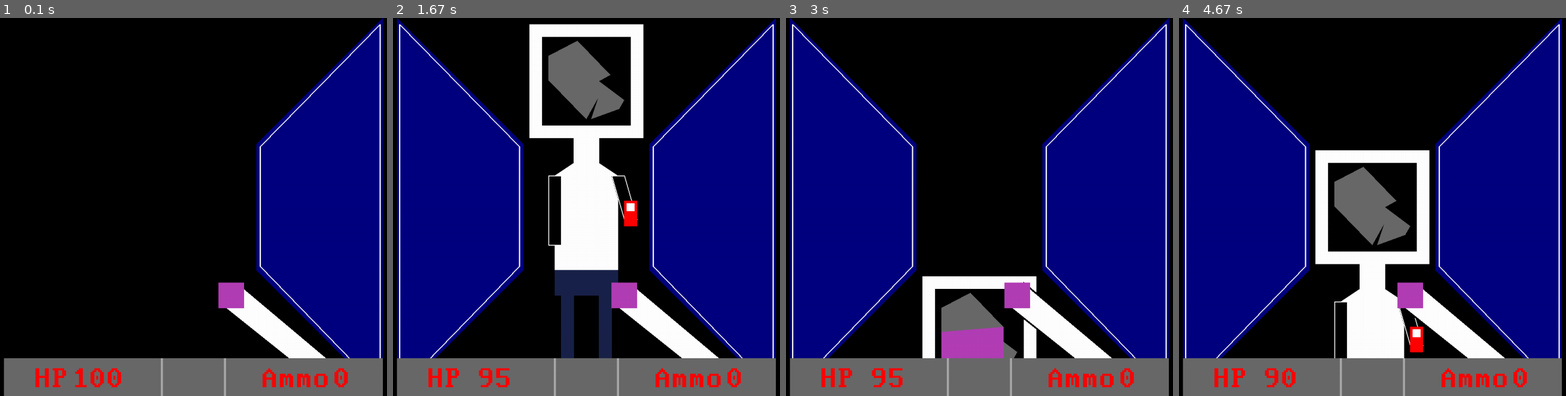
Above: before the commit, frames 1-4 (left to right).
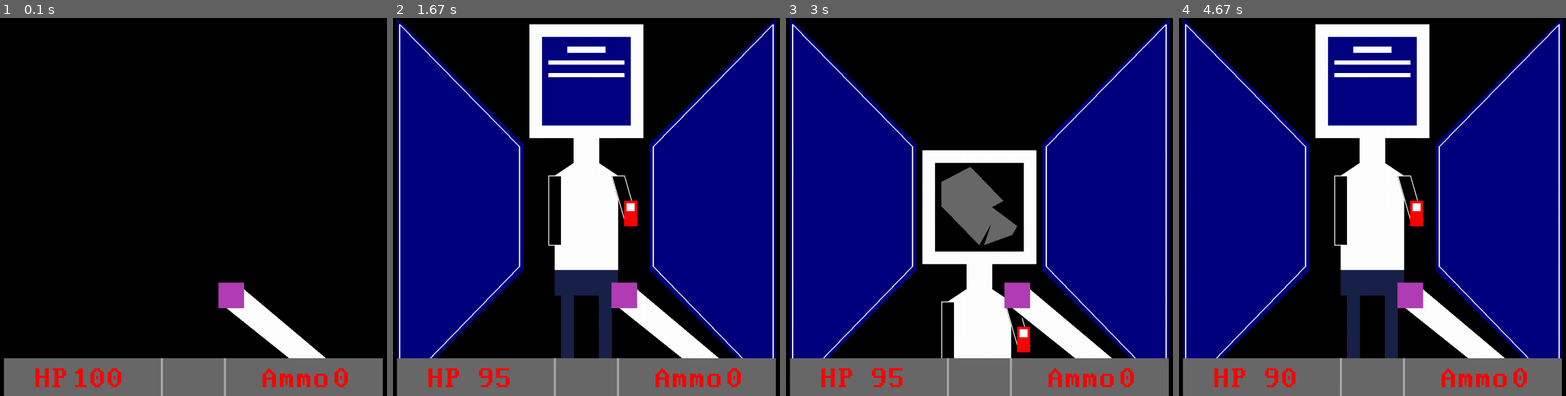
Above: after the commit, the same moments.

Repository: Alphen95/Comp3D
Game: pygame game, started from main.py
The game is run twice, just before and just after one commit, with the same random seed, the same clock (stepped at 60 frames per second) and the same inputs.
Inputs:
- Up to frame 1 (0.1 s): no input
- Up to frame 2 (1.67 s): hold Up 0.33-0.8 s; hold Up 0.83-1.2 s; hold Up from 1.23 s (still down)
- Up to frame 3 (3 s): release Up at 1.83 s
- Up to frame 4 (4.67 s): hold Up from 3.67 s (still down)

The runs differ from the first frame. In frame 1, 21% of the frame differs, in the area x 66-99%, y 0-91%; in frame 2, 5.4%; in frame 3, 11%; in frame 4, 20%.

Commit message:
Now requires a key press before moving forward

Diff:
--- a/main.py
+++ b/main.py
@@ -501,31 +501,34 @@
     sc.blit(hp_text_low, [SIZE*25+indent_horizontal,SIZE*275])
     sc.blit(ammo_text_low, [SIZE*205+indent_horizontal,SIZE*275])
 
-state = 0
 ready_to_refresh = True
 todo = "nothing"
 count = 0
+last_key = "uwu"
 
 while 1:
     if ready_to_refresh:
-        screen = randint(0,6)
-        if screen == 0 or screen == 1 or screen == 5:
-            drawScreen("wall","","wall")
-        elif screen == 2:
-            drawScreen("","","wall")
-        elif screen == 3:
-            drawScreen("wall","","")
-        elif screen == 4:
-            drawScreen("wall","enemy1","wall")
-            health = health- 5
-            ready_to_refresh = False
-            todo = "kill_middle_enemy1"
-        elif screen == 6:
-            drawScreen("wall","medkit","wall")
-            health = health + 10
-            if health > 100:
-                health = 100
+        if last_key == "up":
+            screen = randint(0,6)
+            if screen == 0 or screen == 1 or screen == 5:
+                drawScreen("wall","","wall")
+            elif screen == 2:
+                drawScreen("","","wall")
+            elif screen == 3:
+                drawScreen("wall","","")
+            elif screen == 4:
+                drawScreen("wall","enemy1","wall")
+                health = health- 5
+                ready_to_refresh = False
+                todo = "kill_middle_enemy1"
+            elif screen == 6:
+                drawScreen("wall","medkit","wall")
+                health = health + 10
+                if health > 100:
+                    health = 100
+
     else:
+        sc.fill(BLACK)
         if "kill" in todo:
             if "enemy1" in todo:
                 if "middle" in todo:
@@ -545,8 +548,11 @@
     drawHUD(health,ammo,"1")
     pygame.display.update()
     pygame.time.delay(500)
+    last_key = ""
     for i in pygame.event.get():
         if i.type == pygame.QUIT: exit()
         elif i.type == pygame.KEYDOWN:
             if i.key == pygame.K_q: exit()
-    sc.fill(BLACK)
+            elif i.key == pygame.K_UP:
+                last_key = "up"
+                sc.fill(BLACK)
Not shown, changed: .DS_Store
